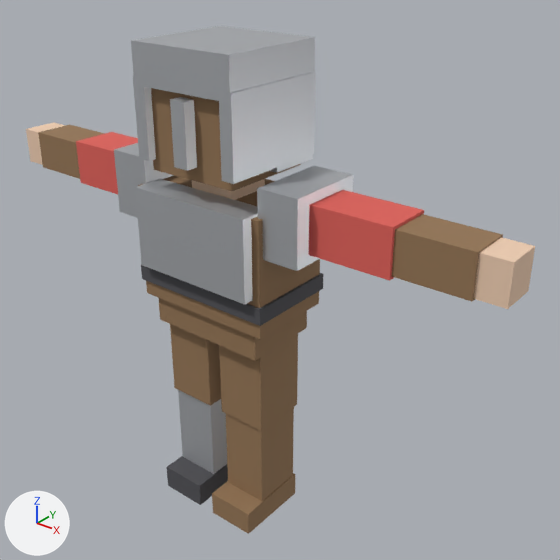
Before and after pictures for a commit that changed the FBX model assets/mixamo/knight_tpose.fbx.
Before and after are seen from a 50 mm camera at (1.76, -1.92, 2.22) aimed at (0.13, 0.12, 0.96). The lights are fixed; the arrows at lower left show +X, +Y and +Z. The older version comes first.

Objects in the first picture: 'KnightMesh'.
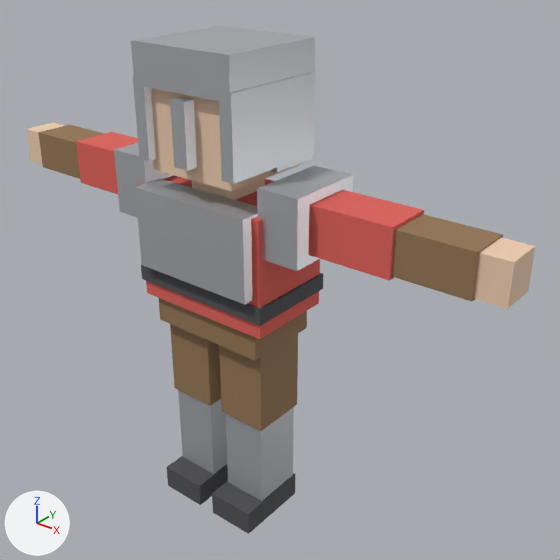
The edits, one by one:
me_cube_025 has 239 vertices, 474 faces and spans x -1.08..1.08, y -0.23..0.21, z 0.0..1.83.
me_cube_025 is used by ob_knightmesh; location (0.0, 0.0, 0.0).
me_cube_025 part 1: all 8 faces centred in x 0.04..0.22, y -0.1..0.1, z 0.22..0.33 switch from mat_leather (brown #957655) to mat_armor (light grey #c4c7cb).
me_cube_025 part 2: all 18 faces centred in x 0.03..0.22, y -0.19..0.11, z 0.0..0.1 switch from mat_leather (brown #957655) to mat_dark (dark grey #505055).
me_cube_025 part 3: 54 of the faces centred in x -0.28..0.28, y -0.17..0.17, z 0.89..1.32 switch from mat_leather (brown #957655) to mat_tunic (red #e16159).
me_cube_025 part 4: all 30 faces centred in x -0.18..0.18, y -0.18..0.18, z 1.4..1.68 switch from mat_leather (brown #957655) to mat_skin (beige #f0ceb3).

Where the change shows, as pixel boxes [x1, y1, x2, y2] in the pictures (560 x 560 px):
part 1 of me_cube_025, recoloured (brown to light grey): [226, 407, 294, 501] in both
part 2 of me_cube_025, recoloured (brown to dark grey): [212, 473, 295, 534] in both
part 3 of me_cube_025, recoloured (brown to red): [138, 175, 320, 339] in both
part 4 of me_cube_025, recoloured (brown to beige): [151, 88, 301, 191] in both
